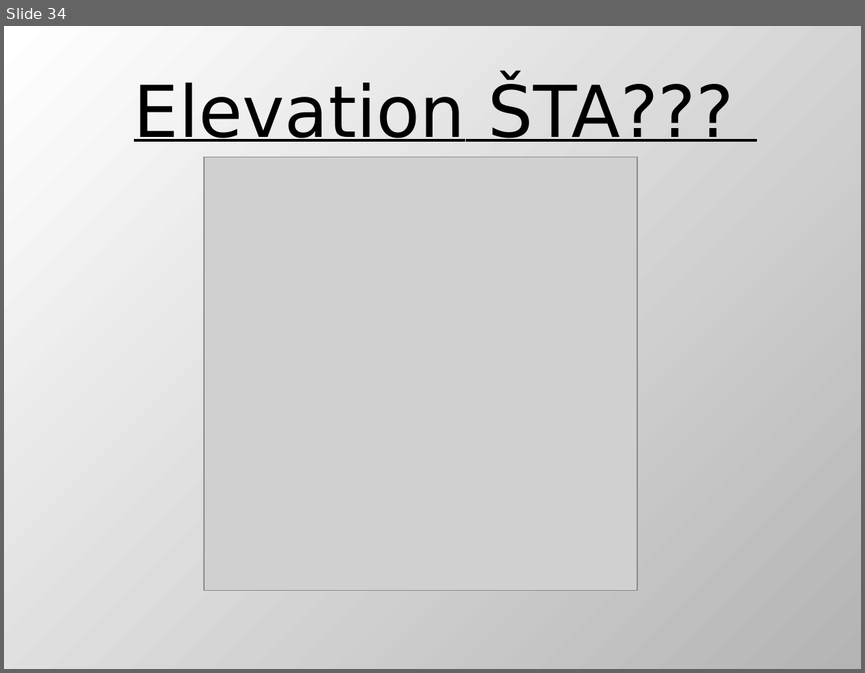
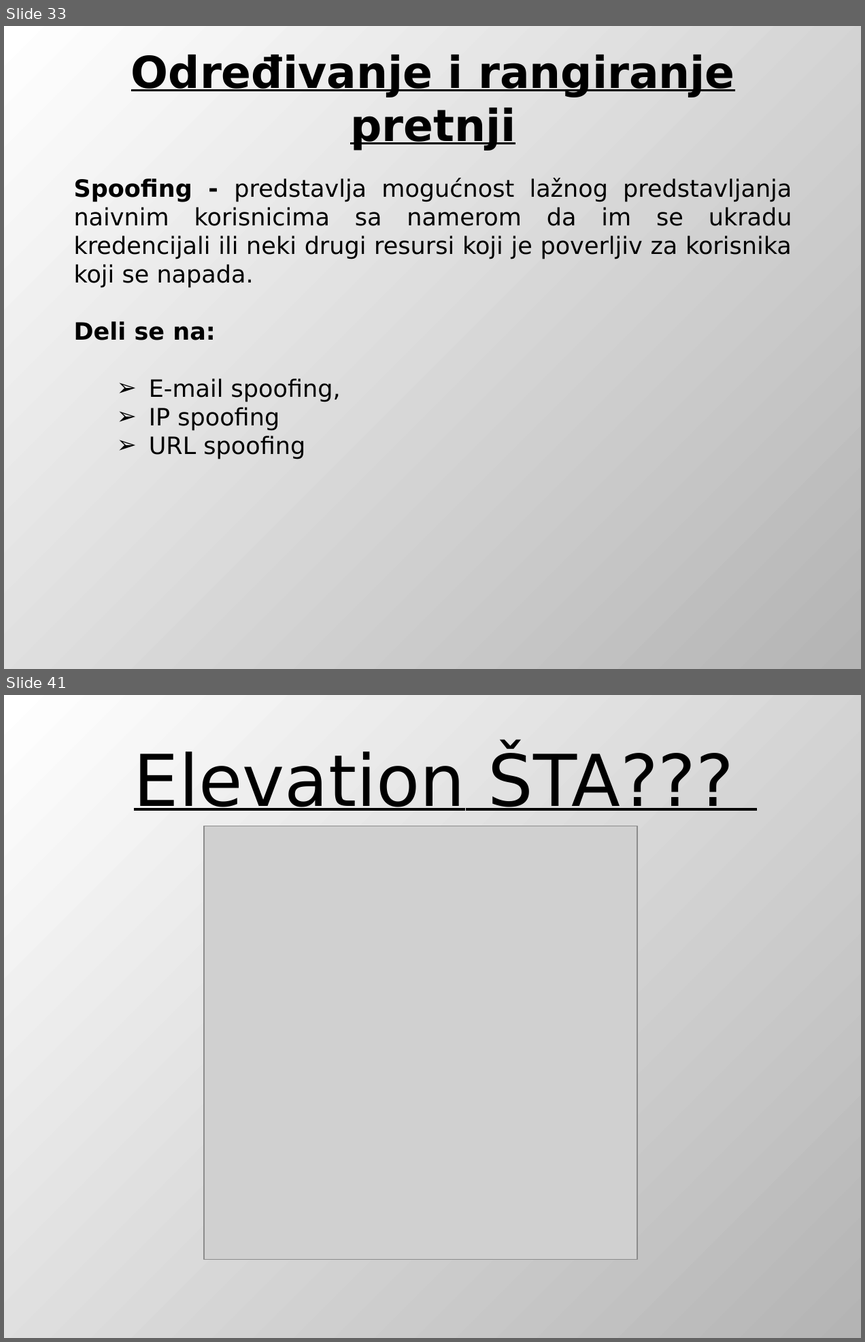
Before and after one commit to DejanUrosevic/XML-Projekat, a slide deck: Model Pretnji.pptx. Shown one above the other, each under a label of ours: slide 34 before the commit, slides 33 and 41 after it; the slides between them are not shown. The pictures are 865x673 and 865x1342 pixels, drawn with LibreOffice and Linux fonts; fonts in the diff are those of the drawing; grey boxes stand for pictures. Boxes give left, top, right and bottom in pixels: in the first picture for what was removed or moved away, otherwise in the second. Text is boxed around its words. In the diff, an @@ line names an element or a change of style, - is before the commit and + after.

Commit message:
Spoofing i tampering with data dodat u prezentaciju.

```diff
--- a/Model Pretnji.pptx
+++ b/Model Pretnji.pptx
@@ slide 33 added at box(4, 26, 861, 669), background gradient #FFFFFF to #B4B4B4 @@
@@ text added at box(131, 54, 735, 150), 37 pt, text #000000, bold, underline @@
+Određivanje i rangiranje pretnji
@@ text added at box(74, 178, 792, 459), 20 pt, text #000000 @@
+Spoofing - predstavlja mogućnost lažnog predstavljanja naivnim korisnicima sa namerom da im se ukradu kredencijali ili neki drugi resursi koji je poverljiv za korisnika koji se napada.
+Deli se na:
+  ➢ E-mail spoofing,
+  ➢ IP spoofing
+  ➢ URL spoofing
@@ what was slide 34 is now slide 41 @@
```
Also in this commit, not shown: 1 slide changed, 6 other slides added.
